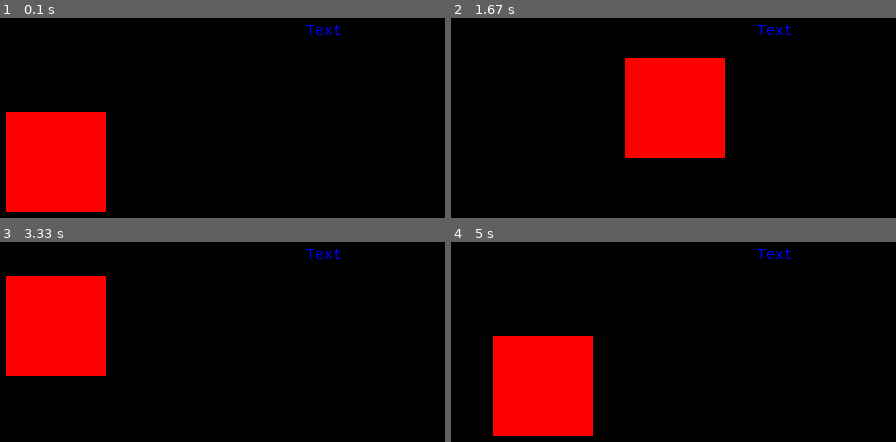
Above: before the commit, frames 1-4 (two rows, left to right).
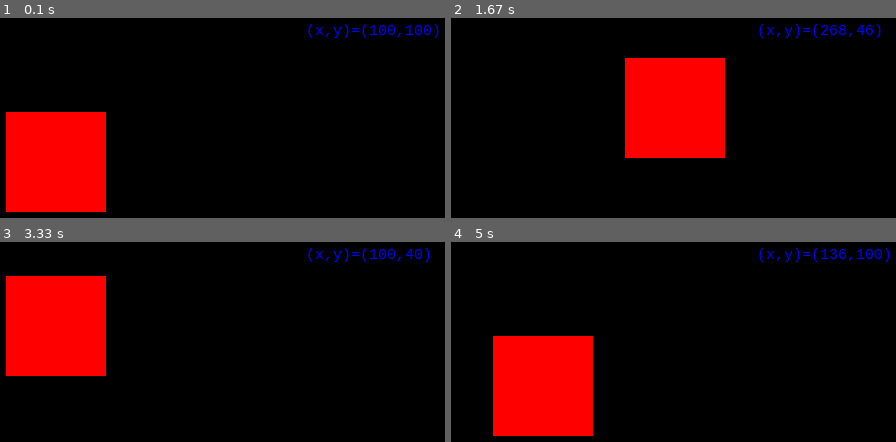
Above: after the commit, the same moments.

Repository: antonioam82/ejercicios-python
Game: pygame game, started from pygame_test.py
Two runs of this game, one before a commit and one after it. Both use one fixed random seed, a clock stepped at 60 frames per second and the inputs below.
Inputs:
- Up to frame 1 (0.1 s): no input
- Up to frame 2 (1.67 s): hold Right 0.33-0.8 s; hold Up 0.83-1.13 s; hold Right 1.17-1.63 s
- Up to frame 3 (3.33 s): hold Left 1.67-2.2 s; hold Down 2.23-2.53 s; hold Left 2.57-2.97 s; hold Up from 3 s (still down)
- Up to frame 4 (5 s): release Up at 3.37 s; hold Right 3.4-4.03 s; hold Down 4.07-4.43 s; hold Left 4.47-4.93 s; hold Right from 4.97 s (still down)

The runs differ from the first frame. In frame 1, 0.7% of the frame differs, in the area x 68-99%, y 3-10%; in frame 2, 0.6%; in frame 3, 0.6%; in frame 4, 0.7%.

Commit message:
Update pygame_test.py

Diff:
--- a/pygame_test.py
+++ b/pygame_test.py
@@ -26,9 +26,10 @@
     if keyPressed[pygame.K_RIGHT]:
         x+=3;
 
-    text1 = myfont.render("Text",1,(0,0,255))
+    pygame.draw.rect(screen,color,pygame.Rect(x,y,100,100))
+    text1 = myfont.render("(x,y)=("+str(x)+","+str(y)+")",1,(0,0,255))
     screen.blit(text1,(400,10))
-    pygame.draw.rect(screen,color,pygame.Rect(x,y,100,100))
+
     pygame.display.update()
     clock.tick(60)
 
